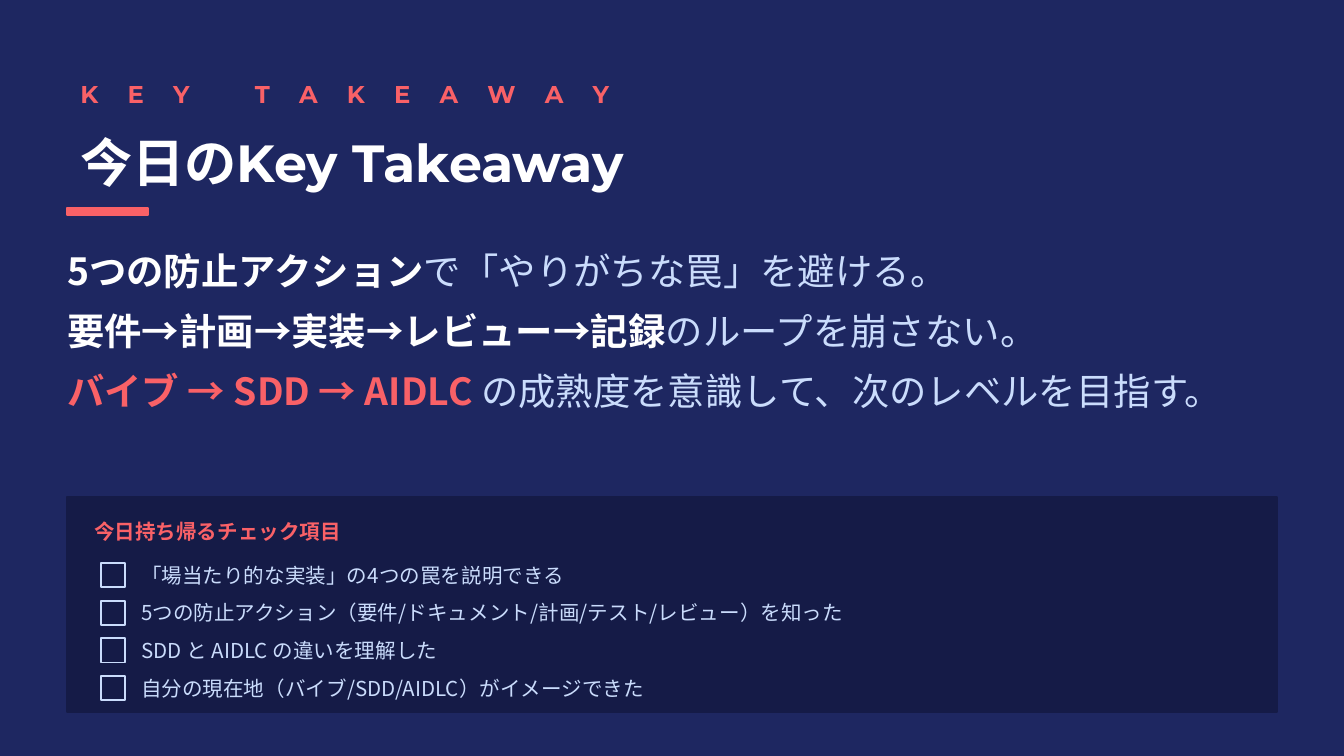
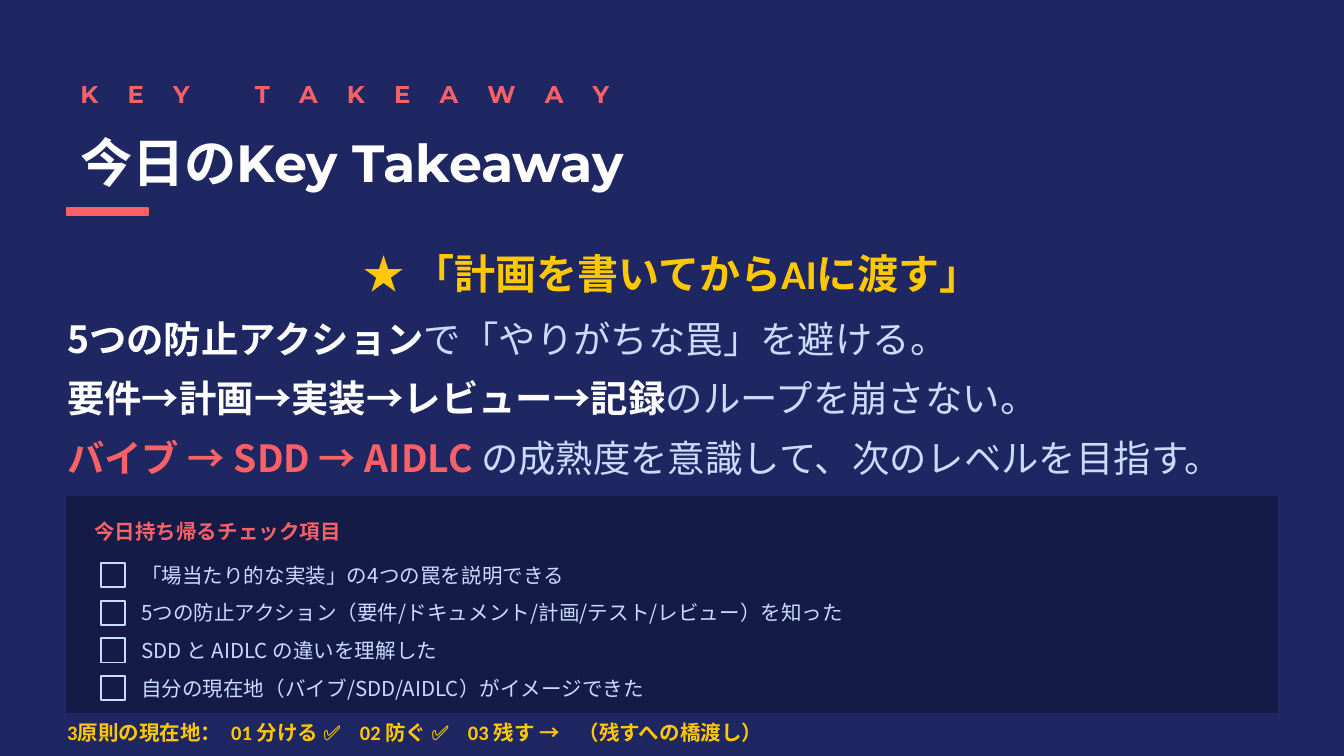
Before and after one commit to ktsuchida11/ClaudeWorkshop, a slide deck: slide 12 of session5/session5_full.pptx (slide 11 before the commit). Drawn at 1344x756 pixels with LibreOffice and Linux fonts; fonts in the diff are those of the drawing. Boxes give left, top, right and bottom in pixels: in the first picture for what was removed or moved away, otherwise in the second. Text is boxed around its words. In the diff, an @@ line names an element or a change of style, - is before the commit and + after.

```diff
--- a/session5/session5_full.pptx
+++ b/session5/session5_full.pptx
@@ text at [413,254,981,293]: paragraph added @@
+★ 「計画を書いてからAIに渡す」
@@ text added at [67,722,763,742], 11 pt, text #FFC800, bold @@
+3原則の現在地： 01 分ける ✅ 02 防ぐ ✅ 03 残す → （残すへの橋渡し）
```
Also in this commit, not shown: 3 other slides changed, 1 slide added.
